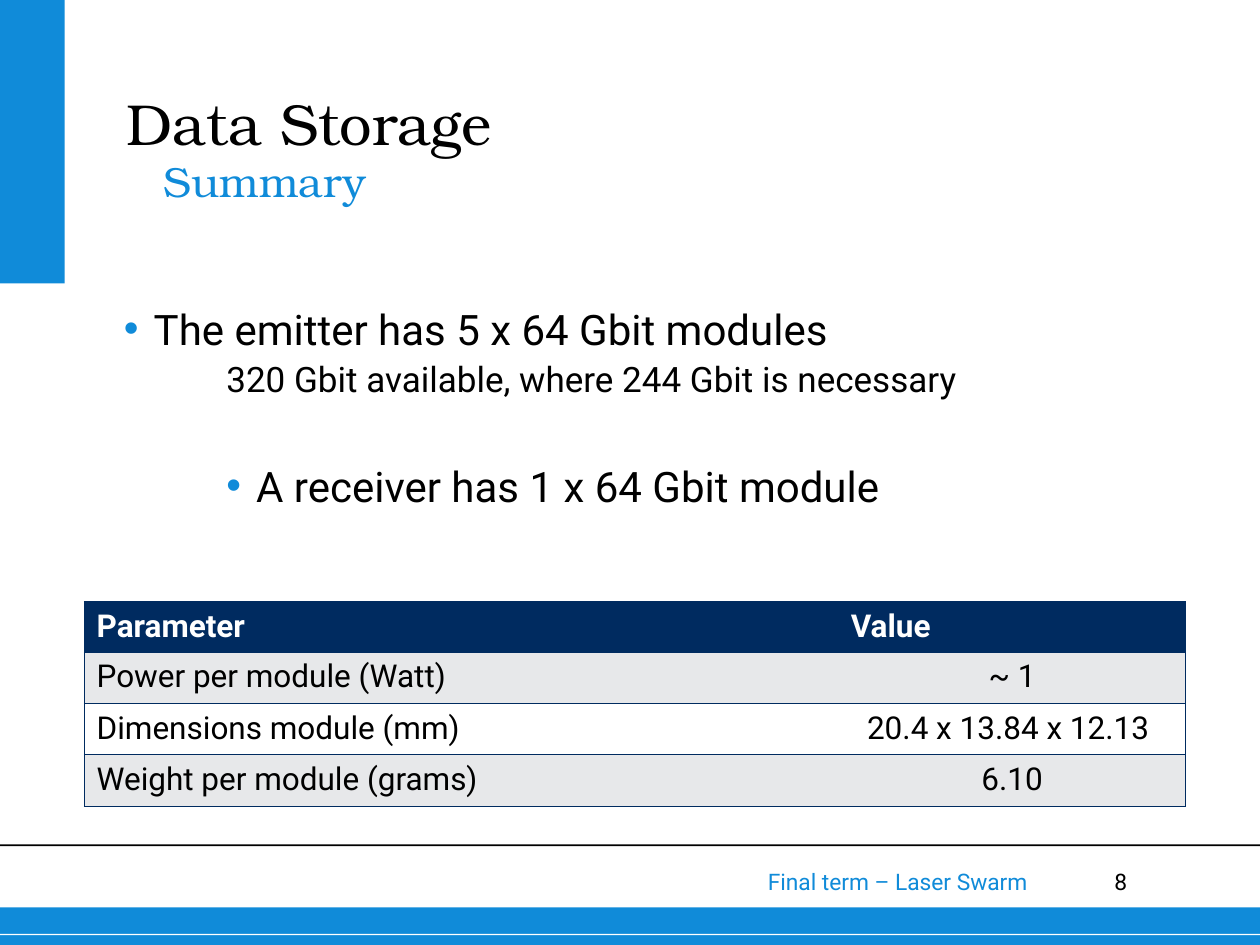
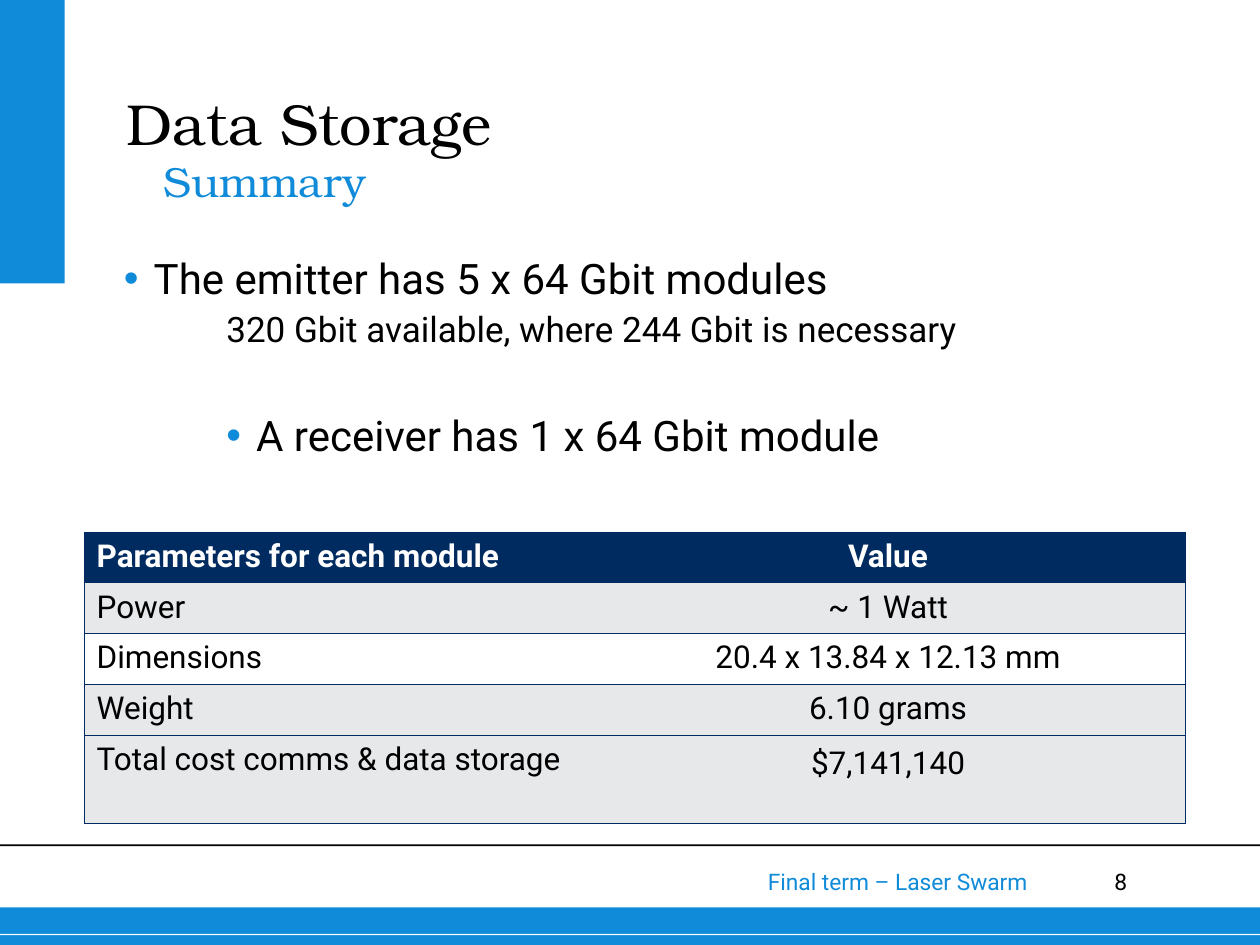
Before and after one commit to thewisenerd/laser-swarm, a slide deck: slide 8 of finalPresentation/subsections/Data Storage.ppt. Drawn at 1260x945 pixels with LibreOffice and Linux fonts; fonts in the diff are those of the drawing; background and template pictures are left out. Boxes give left, top, right and bottom in pixels: in the first picture for what was removed or moved away, otherwise in the second. Text is boxed around its words. In the diff, an @@ line names an element or a change of style, - is before the commit and + after.

```diff
--- a/finalPresentation/subsections/Data Storage.ppt
+++ b/finalPresentation/subsections/Data Storage.ppt
@@ text "The emitter has 5 x ...": place and size @@
-text "The emitter has 5 x ..." at bbox=[154, 313, 956, 503]
+text "The emitter has 5 x ..." at bbox=[154, 262, 956, 452]
@@ table at bbox=[84, 532, 1186, 790] @@
-row 1: Parameter | Value
-row 2: Power per module (Watt) | ~ 1
-row 3: Dimensions module (mm) | 20.4 x 13.84 x 12.13
-row 4: Weight per module (grams) | 6.10
+row 1: Parameters for each module | Value
+row 2: Power | ~ 1 Watt
+row 3: Dimensions | 20.4 x 13.84 x 12.13 mm
+row 4: Weight | 6.10 grams
+row 5: Total cost comms & data storage | $7,141,140
@@ table: place and size @@
-table at bbox=[84, 601, 1187, 805]
+table at bbox=[84, 532, 1186, 790]
```
Also in this commit, not shown: 4 other slides changed.
